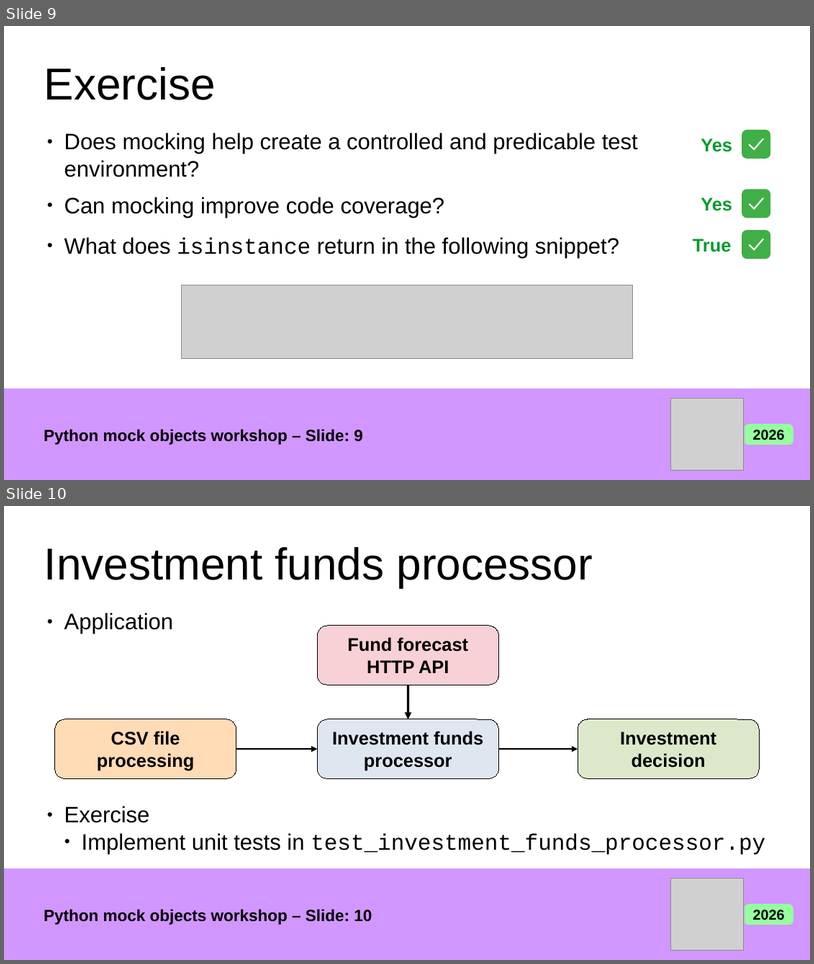
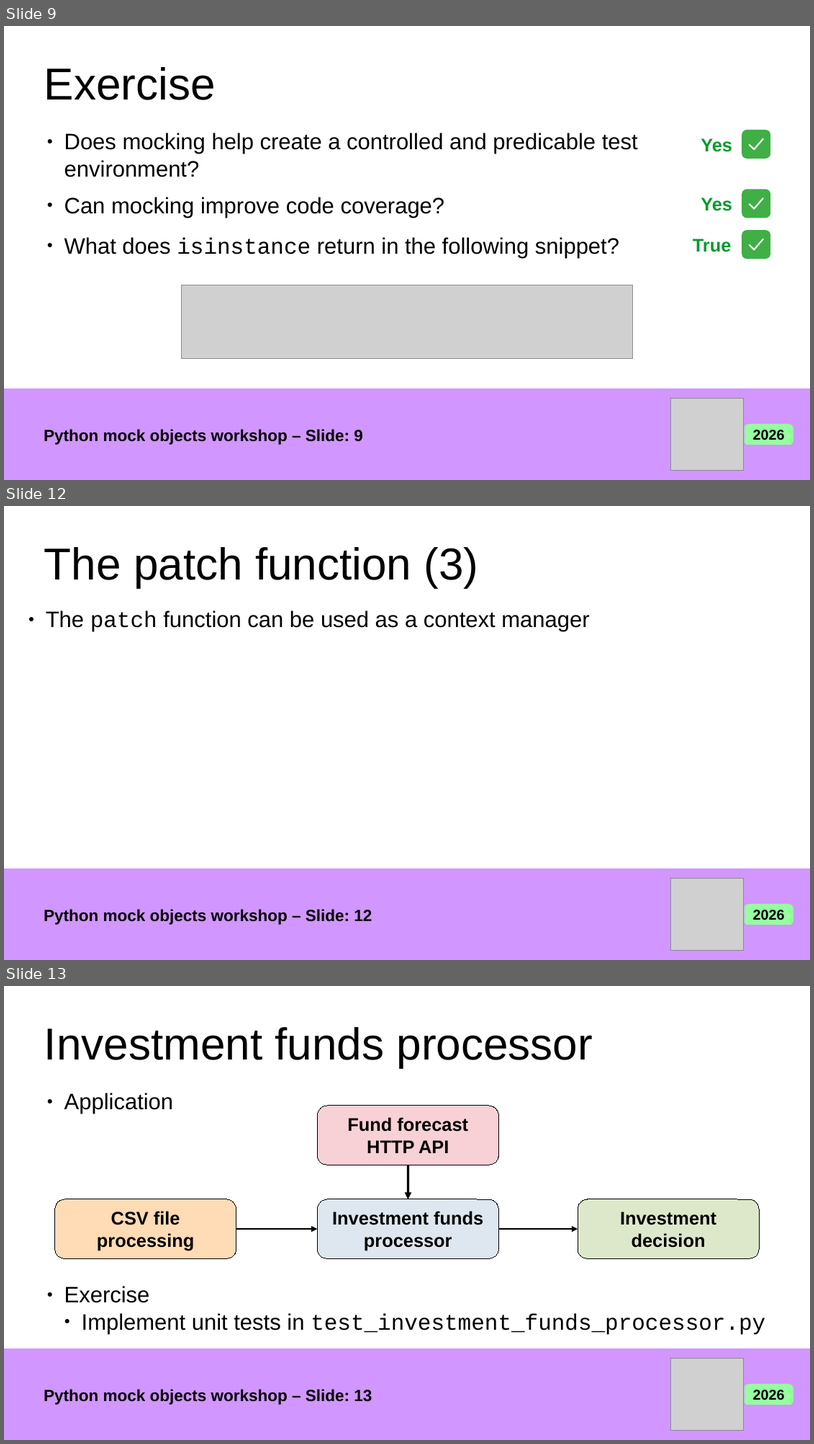
Before and after one commit to giusepperaffa/pycon-wroclaw-2026, a slide deck: Python_Mock_Objects_Workshop.odp. Shown one above the other, each under a label of ours: slides 9 and 10 before the commit, slides 9, 12 and 13 after it; the slides between them are not shown. The pictures are 814x964 and 814x1444 pixels, drawn with LibreOffice and Linux fonts; fonts in the diff are those of the drawing; grey boxes stand for pictures. Boxes give left, top, right and bottom in pixels: in the first picture for what was removed or moved away, otherwise in the second. Text is boxed around its words. In the diff, an @@ line names an element or a change of style, - is before the commit and + after.

Commit message:
Add draft of slides for patch function

```diff
--- a/Python_Mock_Objects_Workshop.odp
+++ b/Python_Mock_Objects_Workshop.odp
@@ slide 12 added at <box>4,506,810,960</box>, background #FFFFFF @@
@@ title added at <box>44,547,479,587</box>, 44 pt, text #000000 @@
+The patch function (3)
@@ text added at <box>46,610,589,632</box>, 22 pt, text #000000 @@
+● The patch function can be used as a context manager
@@ group added at <box>4,869,810,960</box>: 1 rectangle, 1 picture, 1 text, 1 rounded rectangle @@
+Python mock objects workshop – Slide: 12
+2026
@@ what was slide 10 is now slide 13 @@
@@ text at <box>44,1388,372,1404</box>: text changed @@
-Python mock objects workshop – Slide: 10
+Python mock objects workshop – Slide: 13
```
Also in this commit, not shown: 2 other slides added, 1 other file.
